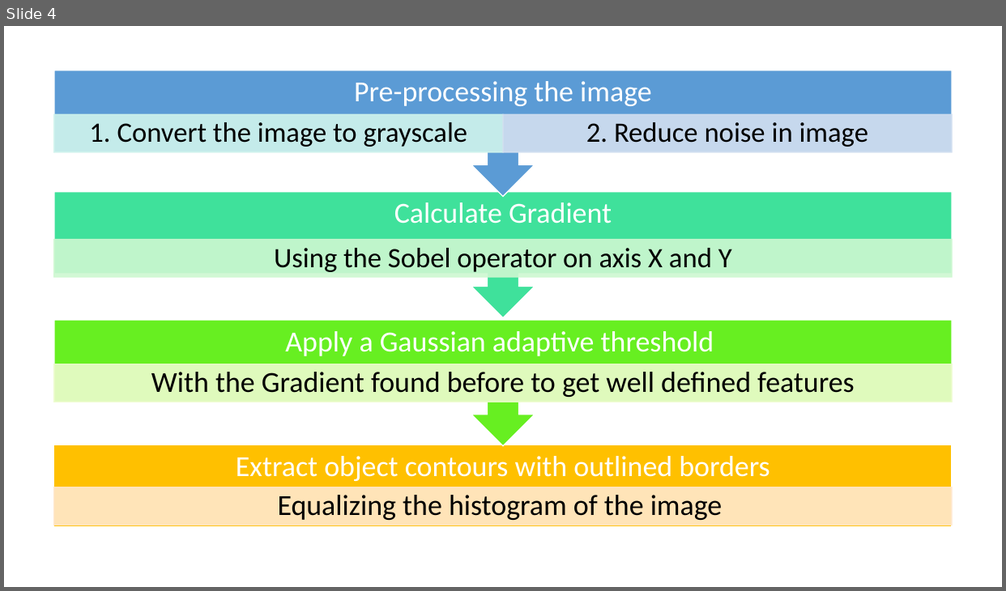
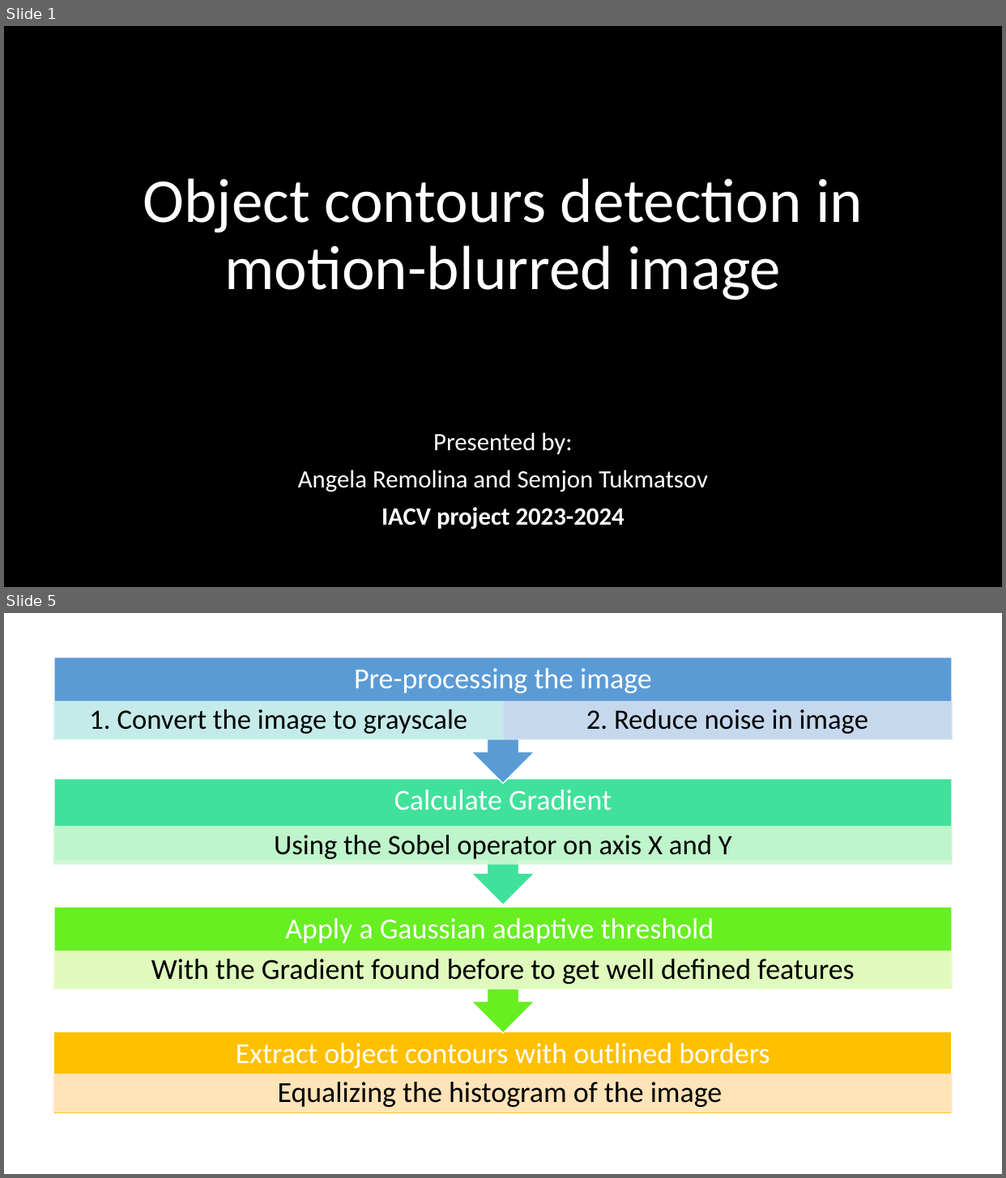
Before and after one commit to stukmachev/IACV-Project, a slide deck: docs/Slides.pptx. Shown one above the other, each under a label of ours: slide 4 before the commit, slides 1 and 5 after it; the slides between them are not shown. The pictures are 1006x591 and 1006x1178 pixels, drawn with LibreOffice and Linux fonts; fonts in the diff are those of the drawing; background and template pictures are left out. Boxes give left, top, right and bottom in pixels: in the first picture for what was removed or moved away, otherwise in the second. Text is boxed around its words. In the diff, an @@ line names an element or a change of style, - is before the commit and + after.

```diff
--- a/docs/Slides.pptx
+++ b/docs/Slides.pptx
@@ slide 1 added at [4,26,1002,587], background picture (left out) @@
@@ title added at [143,178,863,301], 60 pt, text #FFFFFF @@
+Object contours detection in motion-blurred image
@@ subtitle added at [298,433,708,530], 24 pt, text #FFFFFF @@
+Presented by:
+Angela Remolina and Semjon Tukmatsov
+IACV project 2023-2024
@@ what was slide 4 is now slide 5 @@
```
Also in this commit, not shown: 2 slides changed, 1 other slide added, 4 other files.
